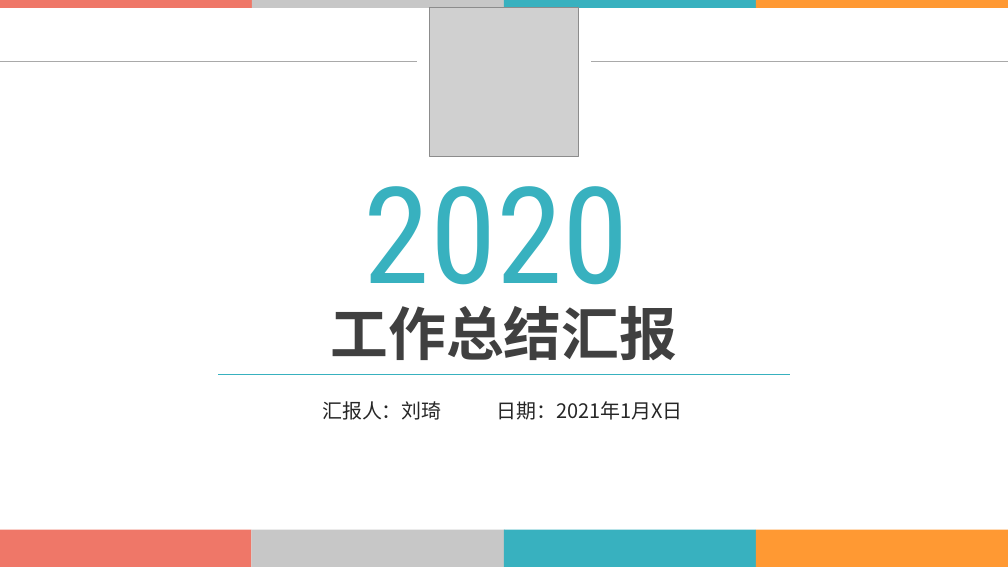
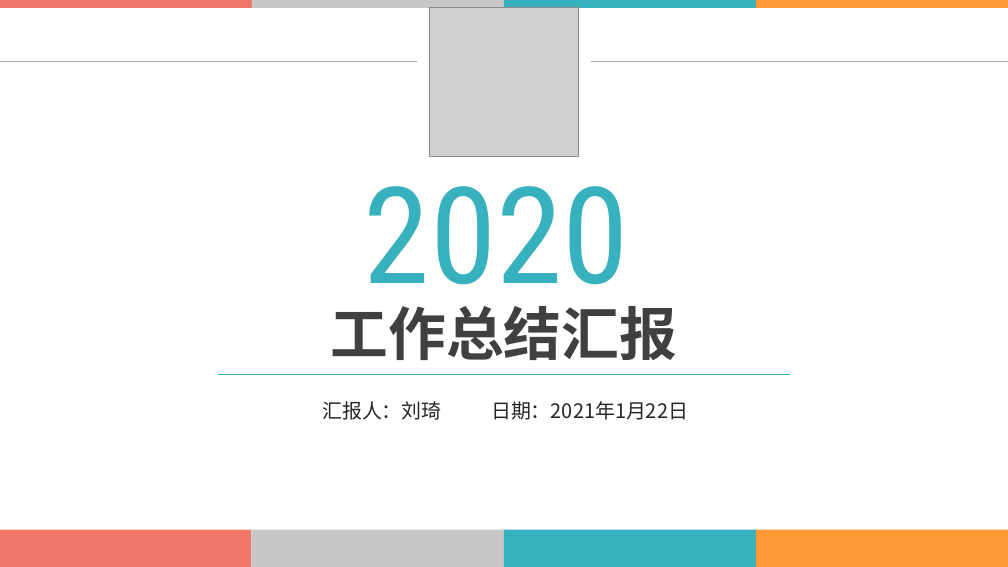
Before and after one commit to LiuQ-Q/document, a slide deck: slide 1 of gjj/2020年终述职/智能平台实验室+刘琦+述职.pptx. Drawn at 1008x567 pixels with LibreOffice and Linux fonts; fonts in the diff are those of the drawing; grey boxes stand for pictures; background and template pictures are left out. Boxes give left, top, right and bottom in pixels: in the first picture for what was removed or moved away, otherwise in the second. Text is boxed around its words. In the diff, an @@ line names an element or a change of style, - is before the commit and + after.

```diff
--- a/gjj/2020年终述职/智能平台实验室+刘琦+述职.pptx
+++ b/gjj/2020年终述职/智能平台实验室+刘琦+述职.pptx
@@ text at (x1=491, y1=401, x2=688, y2=420): text changed @@
-日期：2021年1月X日
+日期：2021年1月22日
```
Also in this commit, not shown: 4 other slides changed.
